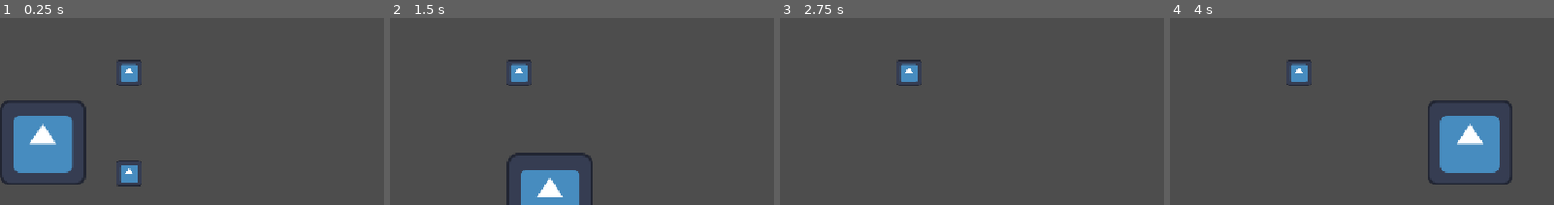
Above: before the commit, frames 1-4 (left to right).
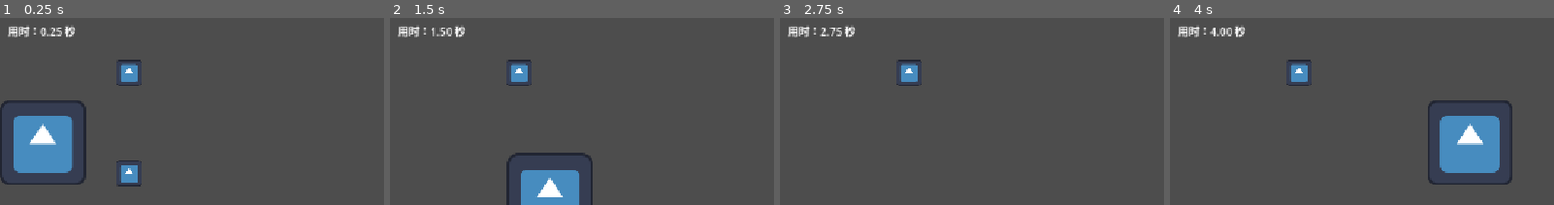
Above: after the commit, the same moments.

Repository: itljc/roguelite-lab
Game: Godot game, scene res://Scene/main.tscn
Same seed, same stepped clock (60 frames per second), same inputs: the game is played once before the commit and once after it. The engine's default icon, where the game draws it, is replaced by a stand-in: a white triangle on a blue panel in a dark square.
Inputs:
- Up to frame 1 (0.25 s): no input
- Up to frame 2 (1.5 s): tap Enter at 0.5 s; hold Right (ui_right) 0.53-1.28 s; tap Space at 1.25 s; hold Down (ui_down) from 1.28 s (still down)
- Up to frame 3 (2.75 s): release Down (ui_down) at 2.03 s; hold Right (ui_right) from 2.03 s (still down)
- Up to frame 4 (4 s): release Right (ui_right) at 2.78 s; hold Up (ui_up) 2.78-3.53 s; hold Left (ui_left) from 3.53 s (still down)
The pictures show only the part of the screen within x 13-63%, y 0-50%; the shares and areas given below are measured in that part.

The runs differ from the first frame. In frame 1, 0.6% of the frame differs, in the area x 2-20%, y 3-11%; in frame 2, 0.6%; in frame 3, 0.5%; in frame 4, 0.6%.

Commit message:
feat: 添加本轮计时并在完成时停止

Diff:
--- a/Scene/main.gd
+++ b/Scene/main.gd
@@ -1,19 +1,29 @@
 extends Node2D
 
 var pickup_count := 0
+var elapsed_time: float = 0.0
+var is_finished: bool = false
 
 @onready var count_label: Label = $HUD/CountLabel
 @onready var finish_label: Label = $HUD/FinishLabel
 @onready var restart_button: Button = $HUD/RestartButton
 @onready var player: CharacterBody2D = $Player
+@onready var time_label: Label = $HUD/TimeLabel
 
 func _ready() -> void:
 	count_label.text = "拾取：" + str(pickup_count)
+
+func _process(delta: float) -> void:
+	if is_finished:
+		return
+	elapsed_time += delta
+	time_label.text = "用时：%.2f 秒" % elapsed_time
 
 func _on_pickup_collected() -> void:
 	pickup_count += 1
 	count_label.text = "拾取：" + str(pickup_count)
 	if pickup_count >= 3:
+		is_finished = true
 		finish_label.show()
 		restart_button.show()
 		player.set_physics_process(false)
--- a/Scene/main.tscn
+++ b/Scene/main.tscn
@@ -84,6 +84,13 @@
 theme_override_font_sizes/font_size = 28
 text = "重新开始"
 
+[node name="TimeLabel" type="Label" parent="HUD" unique_id=1785553812]
+offset_left = 170.0
+offset_top = 26.0
+offset_right = 271.0
+offset_bottom = 49.0
+text = "用时：0.00 秒"
+
 [connection signal="body_entered" from="Pickup" to="Pickup" method="_on_body_entered"]
 [connection signal="collected" from="Pickup" to="." method="_on_pickup_collected"]
 [connection signal="body_entered" from="Pickup2" to="Pickup2" method="_on_body_entered"]
